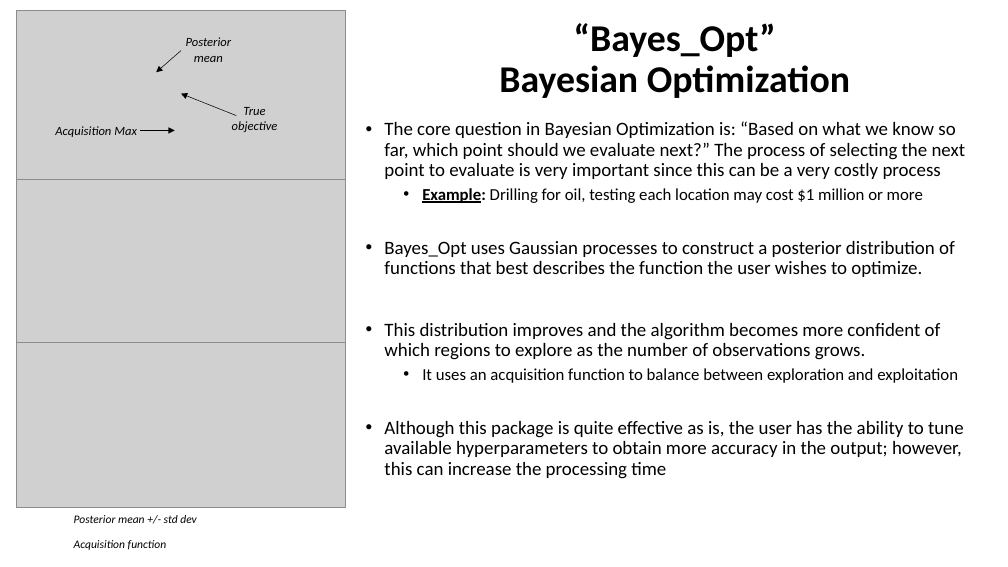
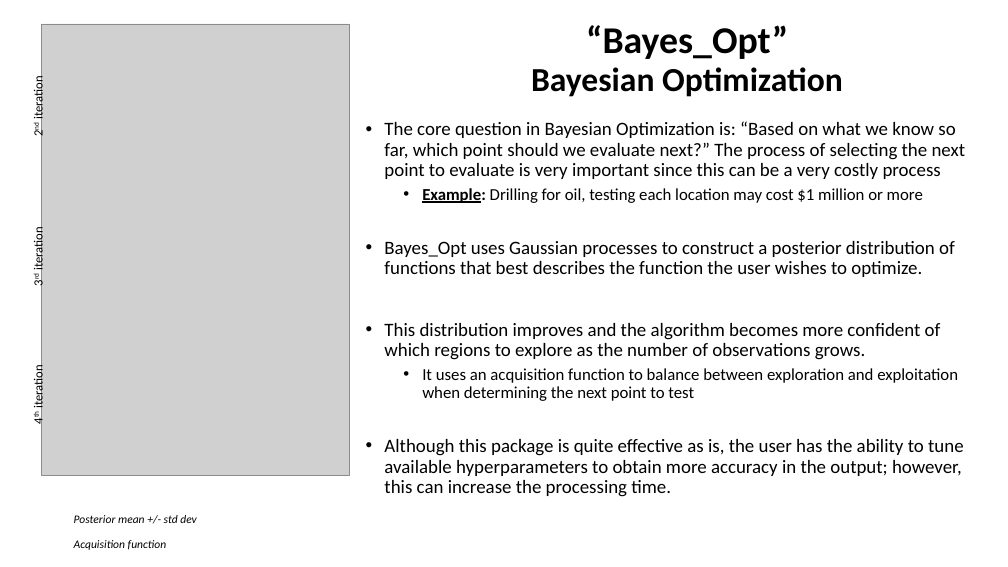
Before and after one commit to Optimistic-Optimizers/Black-Box-Optimization, a slide deck: slide 4 of Exploring Various Optimizers (1).pptx. Drawn at 1008x567 pixels with LibreOffice and Linux fonts; fonts in the diff are those of the drawing; grey boxes stand for pictures; background and template pictures are left out. Boxes give left, top, right and bottom in pixels: in the first picture for what was removed or moved away, otherwise in the second. Text is boxed around its words. In the diff, an @@ line names an element or a change of style, - is before the commit and + after.

Commit message:
Small edits

```diff
--- a/Exploring Various Optimizers (1).pptx
+++ b/Exploring Various Optimizers (1).pptx
@@ picture removed at box(17, 11, 346, 179) @@
@@ picture added at box(42, 24, 349, 476) @@
@@ title "“Bayes_Opt” Bayesian Optimization": place and size @@
-title "“Bayes_Opt” Bayesian Optimization" at box(499, 23, 850, 98)
+title "“Bayes_Opt” Bayesian Optimization" at box(531, 25, 843, 97)
@@ title "“Bayes_Opt” Bayesian Optimization" at box(531, 25, 843, 97): size 36 to 32 pt in "Bayesian Optimization" @@
@@ arrow removed from (181, 51) to (157, 73) @@
@@ text removed at box(186, 37, 232, 62) @@
-Posterior mean
@@ text added at box(31, 80, 46, 119), 12 pt, text #000000 @@
+2nd iteration
@@ arrow removed from (237, 116) to (181, 94) @@
@@ text removed at box(232, 107, 278, 132) @@
-True objective
@@ text removed at box(55, 126, 137, 137) @@
-Acquisition Max
@@ arrow removed from (140, 131) to (175, 131) @@
@@ picture removed at box(17, 180, 346, 345) @@
@@ text added at box(31, 231, 46, 270), 12 pt, text #000000 @@
+3rd iteration
@@ picture removed at box(17, 343, 346, 507) @@
@@ text added at box(31, 369, 46, 408), 12 pt, text #000000 @@
+4th iteration
@@ text at box(384, 368, 964, 497): text changed @@
-  • It uses an acquisition function to balance between exploration and exploitation
-  • Although this package is quite effective as is, the user has the ability to tune available hyperparameters to obtain more accuracy in the output; however, this can increase the processing time
+  • It uses an acquisition function to balance between exploration and exploitation when determining the next point to test
+  • Although this package is quite effective as is, the user has the ability to tune available hyperparameters to obtain more accuracy in the output; however, this can increase the processing time.
```
Also in this commit, not shown: 1 other slide changed.
